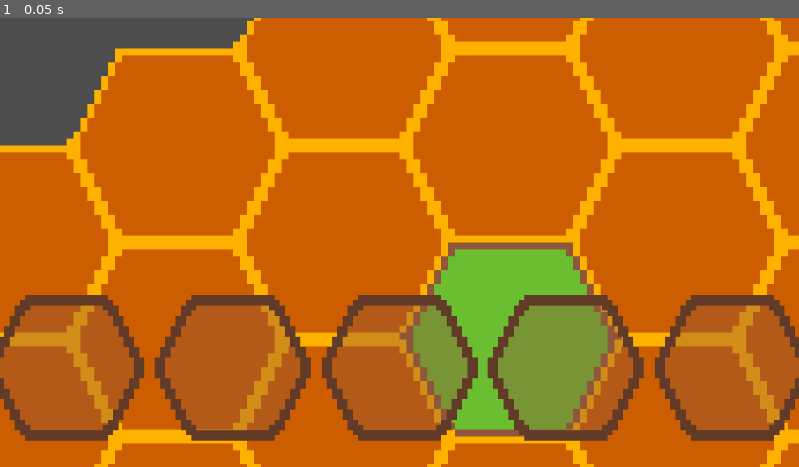
Above: before the commit, frame 1.
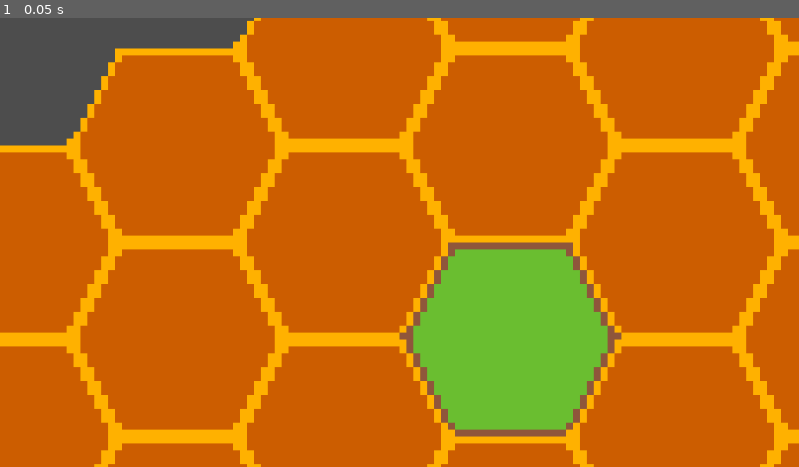
Above: after the commit, the same moment.

Repository: OscarDebra/Bee-Factory-Game
Game: Godot game, scene res://scenes/main.tscn
Same seed, same stepped clock (60 frames per second), same inputs: the game is played once before the commit and once after it.
Inputs:
- Up to frame 1 (0.05 s): no input

The runs differ from the first frame. In frame 1, 25% of the frame differs, in the area x 0-100%, y 61-95%.
Error after the commit: Invalid assignment of property or key 'visible' with value of type 'bool' on a base object of type 'null instance'. (res://scenes/toolbar_slot.gd:7)

Commit message:
i just want to pull yo

Diff:
--- /dev/null
+++ b/scenes/toolbar.gd
@@ -0,0 +1,28 @@
+extends HBoxContainer
+
+var selected_slot: int = 0
+var slots: Array
+
+func _ready():
+	slots = get_children()
+	for i in slots.size():
+		slots[i].slot_index = i
+	select_slot(0)
+
+func _input(event):
+	if event is InputEventKey and event.pressed:
+		match event.keycode:
+			KEY_1: select_slot(0)
+			KEY_2: select_slot(1)
+			KEY_3: select_slot(2)
+			KEY_4: select_slot(3)
+			KEY_5: select_slot(4)
+			KEY_6: select_slot(5)
+			KEY_7: select_slot(6)
+			KEY_8: select_slot(7)
+			KEY_9: select_slot(8)
+
+func select_slot(index: int):
+	selected_slot = index
+	for i in slots.size():
+		slots[i].set_selected(i == index)
--- a/scenes/toolbar.tscn
+++ b/scenes/toolbar.tscn
@@ -1,12 +1,14 @@
-[gd_scene load_steps=2 format=3 uid="uid://q0isfx6t4h0o"]
+[gd_scene load_steps=3 format=3 uid="uid://q0isfx6t4h0o"]
 
 [ext_resource type="PackedScene" uid="uid://c3hkeuv0sdj5q" path="res://scenes/toolbar_slot.tscn" id="1_i3mxx"]
+[ext_resource type="Script" uid="uid://su0fhvg1566m" path="res://scenes/toolbar.gd" id="1_wdy5x"]
 
 [node name="toolbar" type="HBoxContainer"]
 texture_filter = 1
 offset_right = 330.0
 offset_bottom = 140.0
 theme_override_constants/separation = 0
+script = ExtResource("1_wdy5x")
 
 [node name="toolbar_slot" parent="." instance=ExtResource("1_i3mxx")]
 layout_mode = 2
--- /dev/null
+++ b/scenes/toolbar_slot.gd
@@ -0,0 +1,11 @@
+extends PanelContainer
+
+var slot_index: int
+
+
+func set_selected(is_selected: bool):
+	$SlotHighlight.visible = is_selected
+
+
+func _on_background_pressed() -> void:
+	get_parent().select_slot(slot_index)
--- a/scenes/toolbar_slot.tscn
+++ b/scenes/toolbar_slot.tscn
@@ -1,6 +1,6 @@
 [gd_scene load_steps=3 format=3 uid="uid://c3hkeuv0sdj5q"]
 
-[ext_resource type="Texture2D" uid="uid://d4atea0yr5we4" path="res://assets/toolbar_slot_background.png" id="1_2vnqh"]
+[ext_resource type="Script" uid="uid://djtl75xrtny88" path="res://scenes/toolbar_slot.gd" id="1_2vnqh"]
 
 [sub_resource type="StyleBoxEmpty" id="StyleBoxEmpty_2vnqh"]
 
@@ -9,11 +9,14 @@
 offset_right = 32.0
 offset_bottom = 28.0
 theme_override_styles/panel = SubResource("StyleBoxEmpty_2vnqh")
+script = ExtResource("1_2vnqh")
 
-[node name="background" type="TextureRect" parent="."]
+[node name="background" type="TextureButton" parent="."]
 texture_filter = 1
 layout_mode = 2
-texture = ExtResource("1_2vnqh")
 
 [node name="icon" type="TextureRect" parent="."]
 layout_mode = 2
+
+[connection signal="button_down" from="background" to="." method="_on_background_button_down"]
+[connection signal="pressed" from="background" to="." method="_on_background_pressed"]
--- a/scripts/main.gd
+++ b/scripts/main.gd
@@ -11,7 +11,7 @@
 func _ready() -> void:
 	global_tick_timer.start()
 
-func _process(delta: float) -> void:
+func _process(_delta: float) -> void:
 	pass
 
 func _input(event):
Not shown, added: scenes/toolbar.gd.uid
Not shown, added: scenes/toolbar_slot.gd.uid
Not shown, changed: .DS_Store
